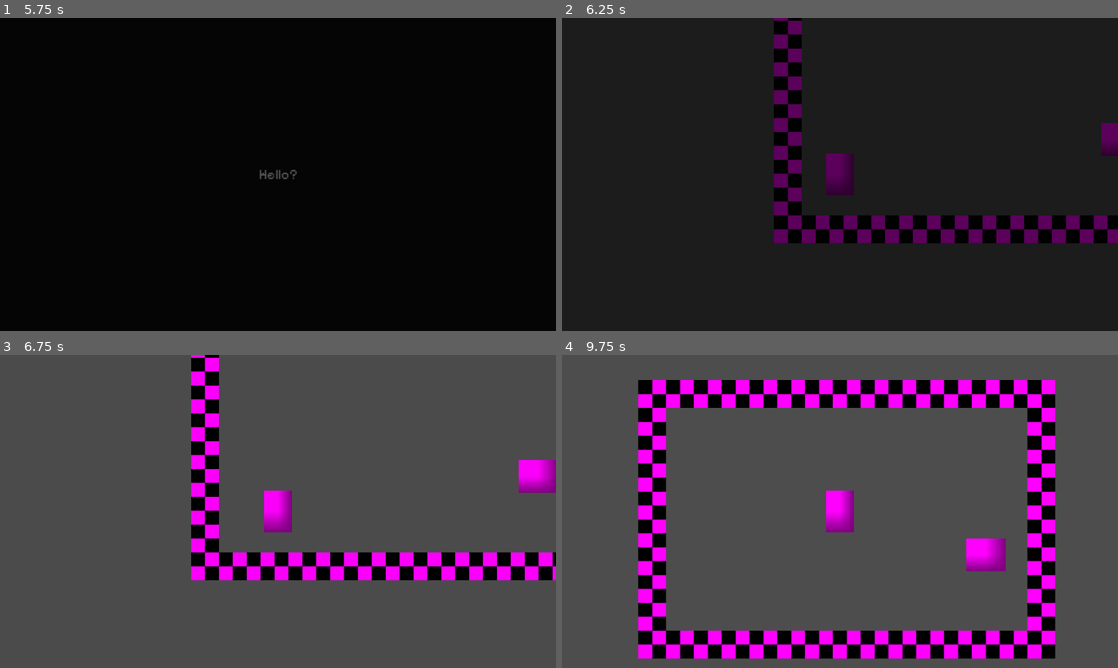
Above: before the commit, frames 1-4 (two rows, left to right).
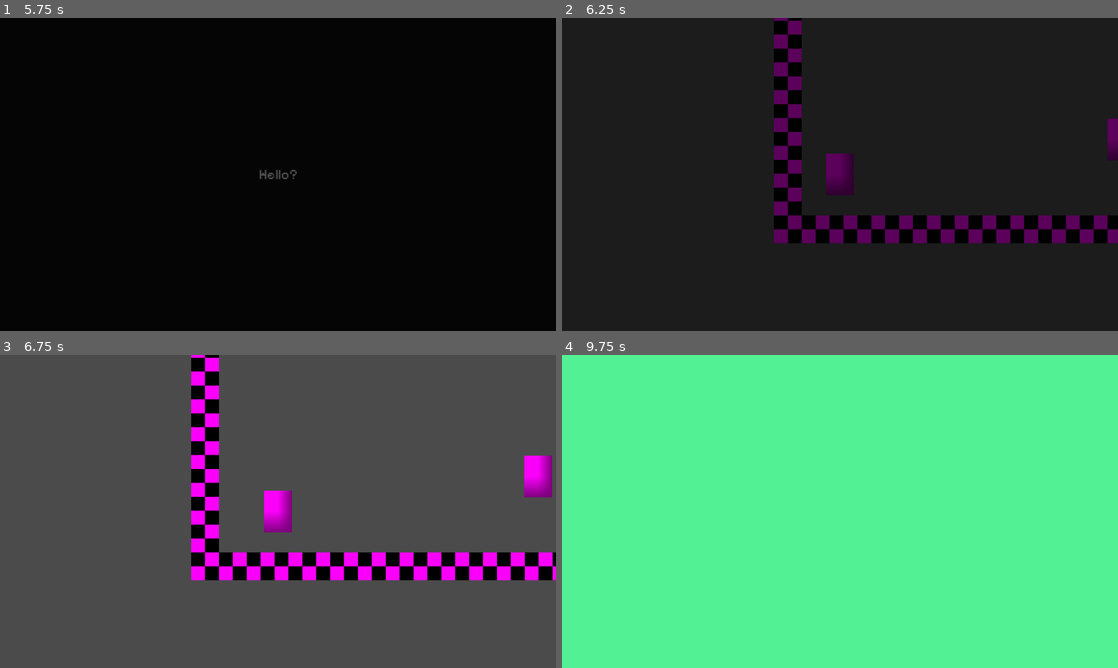
Above: after the commit, the same moments.

Repository: northstarstudios/almost
Game: Godot game, scene res://scenes/ui/main_menu.tscn
The game is run twice, just before and just after one commit, with the same random seed, the same clock (stepped at 60 frames per second) and the same inputs.
Inputs:
- Up to frame 1 (5.75 s): click "BEGIN" at 0.5 s; tap Enter (interact) at 1.25, 2.1, 3.6, 5.1 s; hold D (move_right) 1.28-2.03 s; hold Enter (interact) 1.28-2.03 s; tap R (reset_test) at 2, 2.75, 4.9, 5 s; hold Shift (back) 2.03-2.78 s; hold D (move_right) 2.78-3.53 s; hold Enter (interact) 2.78-3.53 s; hold W (move_up) 3.53-4.28 s; hold Enter (interact) 4.28-5.03 s; hold A (move_left) from 4.28 s (still down)
- Up to frame 2 (6.25 s): release A (move_left) at 5.78 s; hold Shift (back) from 5.78 s (still down); hold Enter (interact) from 5.78 s (still down)
- Up to frame 3 (6.75 s): release Shift (back) at 6.53 s; release Enter (interact) at 6.53 s; hold D (move_right) from 6.53 s (still down); tap Enter (interact) at 6.6 s
- Up to frame 4 (9.75 s): release D (move_right) at 7.28 s; hold W (move_up) 7.28-8.03 s; hold Enter (interact) 7.28-8.03 s; hold D (move_right) 8.03-8.78 s; tap Enter (interact) at 8.1, 9.6 s; hold Shift (back) 8.78-9.53 s; hold Enter (interact) 8.78-9.53 s; hold A (move_left) from 9.53 s (still down)

Frame 1 is identical in both runs. In frame 2, 0.2% of the frame differs, in the area x 97-100%, y 32-46%; in frame 3, 0.4%; in frame 4, 100%, in the area x 0-100%, y 0-100%.

Commit message:
update the shader

Diff:
--- a/scenes/rooms/beginning/beginning_room.tscn
+++ b/scenes/rooms/beginning/beginning_room.tscn
@@ -44,7 +44,7 @@
 [sub_resource type="PlaceholderTexture2D" id="PlaceholderTexture2D_mjm5x"]
 
 [sub_resource type="RectangleShape2D" id="RectangleShape2D_fn815"]
-size = Vector2(63, 55)
+size = Vector2(43, 65)
 
 [sub_resource type="TileSetAtlasSource" id="TileSetAtlasSource_pnfqk"]
 texture = ExtResource("5_tiles")
@@ -72,11 +72,11 @@
 
 [node name="Sprite2D" type="Sprite2D" parent="Aster"]
 position = Vector2(-16.25, 0.75)
-scale = Vector2(45.5, 37.5)
+scale = Vector2(32, 48)
 texture = SubResource("PlaceholderTexture2D_mjm5x")
 
 [node name="CollisionShape2D" type="CollisionShape2D" parent="Aster"]
-position = Vector2(-18.25, -0.25)
+position = Vector2(-16.25, 0.75)
 shape = SubResource("RectangleShape2D_fn815")
 
 [node name="DialogueBox" parent="." instance=ExtResource("2_0cb1q")]
@@ -90,6 +90,7 @@
 
 [node name="OpeningFade" type="CanvasLayer" parent="."]
 layer = 10
+visible = false
 
 [node name="Overlay" type="ColorRect" parent="OpeningFade"]
 anchors_preset = 15
--- a/scripts/beginning_room.gd
+++ b/scripts/beginning_room.gd
@@ -1,18 +1,40 @@
 extends Node2D
+
+const TITLE_SCENE := "res://scenes/intro_scene.tscn"
 
 @onready var reset_transition: ResetTransition = $ResetTransition
 @onready var opening_fade: ColorRect = $OpeningFade/Overlay
 
+var reset_returns_to_title := false
+
 func _ready() -> void:
 	reset_transition.transition_finished.connect(_on_reset_transition_finished)
+	$OpeningFade.show()
 	opening_fade.modulate.a = 1.0
 	var tween := create_tween()
 	tween.tween_property(opening_fade, "modulate:a", 0.0, 0.8)
 	tween.tween_callback(opening_fade.hide)
 
 func _unhandled_input(event: InputEvent) -> void:
-	if event is InputEventKey and event.pressed and not event.echo and event.keycode == KEY_R:
-		reset_transition.play()
+	if event.is_action_pressed("back"):
+		start_reset(true)
+	elif event.is_action_pressed("reset_test"):
+		start_reset(false)
+
+func reset_to_title() -> void:
+	start_reset(true)
+
+func start_reset(return_to_title: bool) -> void:
+	if reset_transition.is_playing:
+		return
+
+	reset_returns_to_title = return_to_title
+	reset_transition.play()
 
 func _on_reset_transition_finished() -> void:
-	GameState.complete_reset()
+	GameState.advance_loop()
+
+	if reset_returns_to_title:
+		get_tree().change_scene_to_file(TITLE_SCENE)
+	else:
+		get_tree().reload_current_scene()
--- a/scripts/game_state.gd
+++ b/scripts/game_state.gd
@@ -24,6 +24,5 @@
 		if marker != null:
 			marker.store_string("has_begun=true\n")
 
-func complete_reset() -> void:
+func advance_loop() -> void:
 	loop_count += 1
-	get_tree().reload_current_scene()
--- a/shaders/reset_transition.gdshader
+++ b/shaders/reset_transition.gdshader
@@ -9,22 +9,12 @@
 
 void fragment() {
 	vec2 uv = SCREEN_UV;
-	vec2 centre = vec2(0.5);
-	vec2 direction = uv - centre;
-	float distance_from_centre = length(direction);
-	float radius = progress * 0.82;
-
-	float ring = 1.0 - smoothstep(0.0, 0.035, abs(distance_from_centre - radius));
-	float distortion = ring * 0.025 * (1.0 - progress);
-	vec2 warped_uv = clamp(uv + normalize(direction + vec2(0.0001)) * distortion, vec2(0.0), vec2(1.0));
-	vec3 scene_colour = texture(screen_texture, warped_uv).rgb;
+	vec3 scene_colour = texture(screen_texture, uv).rgb;
 
 	vec2 grid = floor(uv * vec2(100.0, 58.0));
-	float glyphs = step(0.93, hash(grid + floor(progress * 72.0)));
-	float scanline = step(0.985, fract(uv.y * 86.0 - progress * 34.0 + hash(vec2(grid.x, 0.0))));
-	float digital_noise = max(glyphs, scanline) * smoothstep(0.0, 0.16, progress);
-	float final_wash = smoothstep(0.58, 1.0, progress) * 0.72;
-	float effect_strength = clamp(ring * 0.9 + digital_noise * 0.42 + final_wash, 0.0, 1.0);
+	float pixel_fill = step(hash(grid), progress);
+	float background_wash = progress * 0.16;
+	float effect_strength = max(background_wash, pixel_fill * progress);
 
 	vec3 reset_green = vec3(0.32, 0.95, 0.58);
 	vec3 colour = mix(scene_colour, reset_green, effect_strength);
Not shown, changed: .DS_Store
